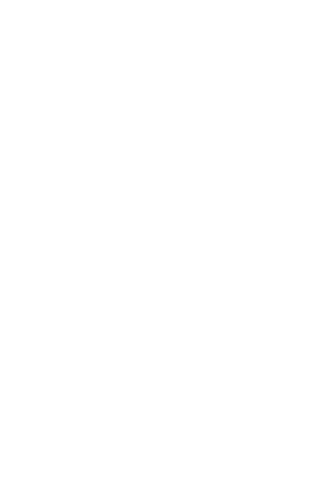
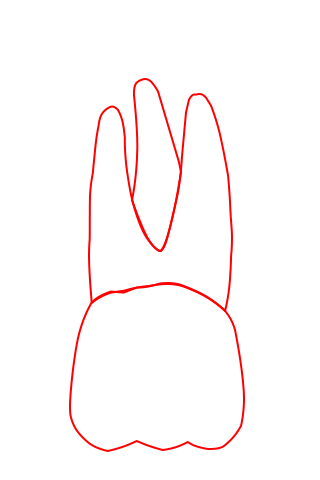
Revision of a layered 320×480 image; what changed, layer by layer:
showed group "t-1-7" (4 layers) over (x1=69, y1=78, x2=245, y2=452)
showed "t-1-7-t2" over (x1=132, y1=79, x2=181, y2=251)
showed "t-1-7-t1" over (x1=89, y1=94, x2=232, y2=311)
showed "t-1-7-b" over (x1=70, y1=283, x2=244, y2=451)
